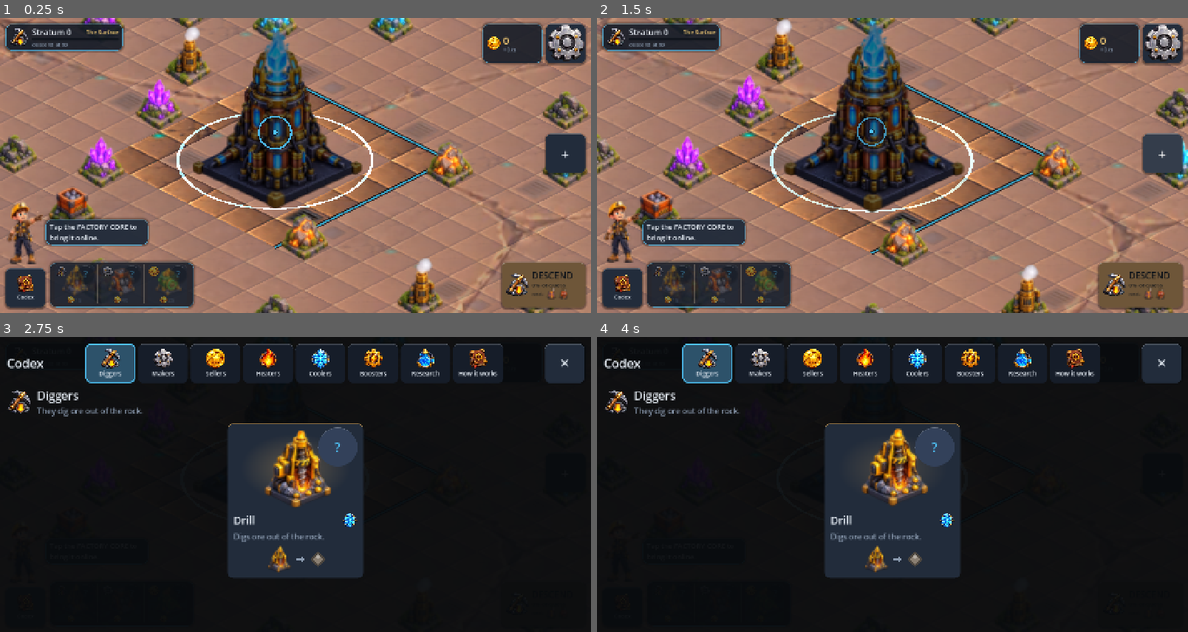
Above: before the commit, frames 1-4 (two rows, left to right).
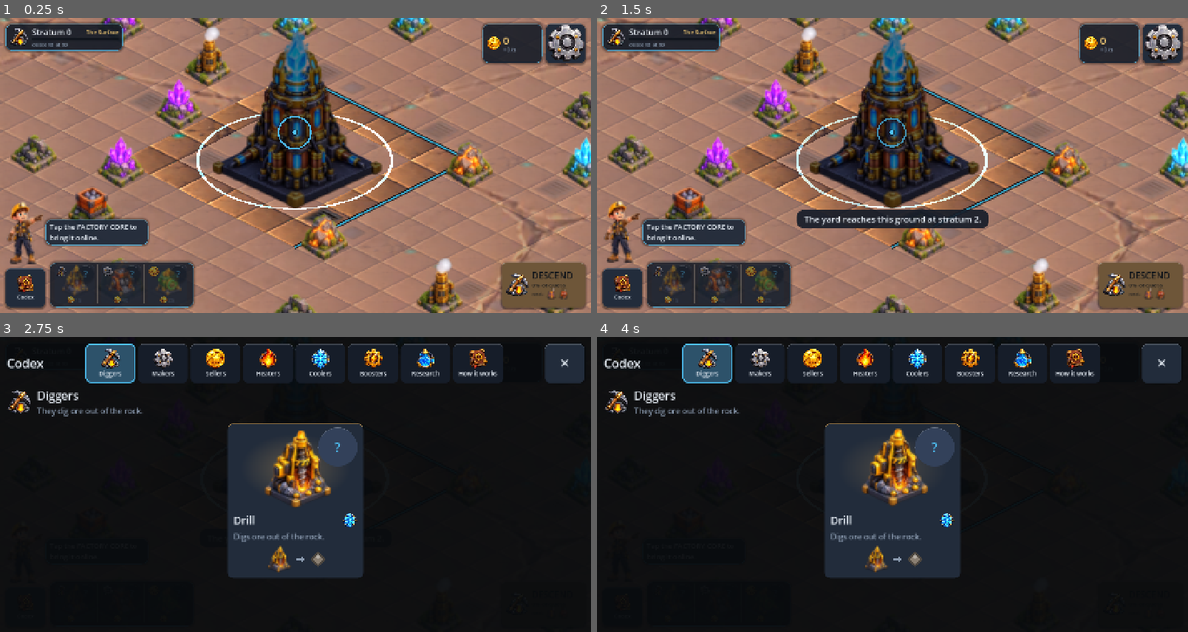
Above: after the commit, the same moments.

Repository: Furkiozknn/lodeworks
Game: Godot game, scene res://scenes/main.tscn
Two runs of this game, one before a commit and one after it. Both use one fixed random seed, a clock stepped at 60 frames per second and the inputs below.
Inputs (mouse positions are in pixels of both pictures, inside the frame that each line leads up to):
- Up to frame 1 (0.25 s): no input
- Up to frame 2 (1.5 s): click (1164, 153) at 0.5 s, where only the run before the commit has a clickable "+"; click (1164, 153) at 1.25 s, where only the run before the commit has a clickable "−"
- Up to frame 3 (2.75 s): click (23, 605) at 2 s
- Up to frame 4 (4 s): click (673, 602) at 2.77 s; click "?" at 3.5 s

The runs differ from the first frame. In frame 1, 36% of the frame differs, in the area x 0-100%, y 0-100%; in frame 2, 36%; in frame 3, less than 0.1%; in frame 4, less than 0.1%.

Commit message:
Let the right-edge keys say how the board is before they are pressed
The Problems key swells with the count: nothing for one or two, then a
slow swell and a warm light, faster and red past a dozen, capped at 1.25
swells a second and never an on-off flash; stepping into a stronger alarm
plays the warning tone once. The flame key reads the board's own heat
badges -- grey when calm, lit, glowing, red when a machine chokes, and a
snowflake when cold is what costs. The zoom key, which only did what pinch
and the wheel do, is off unless Settings turns it on.

Tests pin the alarm's caps and monotony and the flame's states on real
boards; reading the badges costs 0.25 ms for 180 machines, so it runs
twice a second. LODEWORKS_TESTS filters the test runner by file.

Co-Authored-By: Claude Opus 5.5 (1M context) <noreply@anthropic.com>

Diff:
--- a/scripts/services/juice.gd
+++ b/scripts/services/juice.gd
@@ -329,6 +329,12 @@
 	play("heat_warning", 1.0, 20.0)
 
 
+## The Problems key crossing into a stronger alarm: the warning tone, lower.
+## Shares the warning's twenty-second gap, so the two never stack.
+func alarm() -> void:
+	play("heat_warning", 0.8, 20.0)
+
+
 func income() -> void:
 	# Throttled hard: production is continuous, and a sound per sale would be
 	# a machine gun.
--- a/scripts/ui/iso/status_badges.gd
+++ b/scripts/ui/iso/status_badges.gd
@@ -27,6 +27,42 @@
 ## BLOCKED and STARVED use the simulation's own "severe" test (stalled AND
 ## under a quarter uptime), the same one behind the Problems count, so the
 ## badge and the count cannot disagree. None of this feeds back into play.
+
+
+## --- the Problems key's alarm -------------------------------------------------
+##
+## The key grows more insistent as more machines are in trouble, and it never
+## flashes. One or two problems: the count on the key, nothing more. From
+## three, a slow swell in size and light whose speed and size grow with the
+## count. At its fastest it is 1.25 swells a second, well under the three a
+## second that photosensitivity guidance treats as the limit, and it is a
+## smooth swell, not an on-off flash. The settings' "Reduce motion" stills it.
+
+## 0 none, 1 a count, 2 a slow swell, 3 a stronger one, 4 critical.
+static func alarm_level(n: int) -> int:
+	if n <= 0:
+		return 0
+	if n < 3:
+		return 1
+	if n < 6:
+		return 2
+	if n < 12:
+		return 3
+	return 4
+
+
+## Swells a second for `n` problems.
+static func alarm_hz(n: int) -> float:
+	if n < 3:
+		return 0.0
+	return minf(0.45 + 0.07 * float(n), 1.25)
+
+
+## How much bigger the key gets at the top of a swell, as a fraction.
+static func alarm_swell(n: int) -> float:
+	if n < 3:
+		return 0.0
+	return minf(0.03 + 0.006 * float(n), 0.10)
 
 enum Show { NONE, MILD, HOT, COLD, CRITICAL, BLOCKED, STARVED }
 
@@ -123,5 +159,41 @@
 	return int(_cells.get(cell, {}).get("shown", Show.NONE))
 
 
+## --- the heat key -------------------------------------------------------------
+##
+## The flame key's picture tells the board's heat before the heat view is
+## opened, from the same badges the board shows (so the key and the board
+## cannot disagree, and neither flickers):
+##
+##   0 calm      every machine within a tenth of its best temperature
+##   1 warm      some machine giving up a little to heat or cold (MILD)
+##   2 hot       a machine badged too hot or too cold (under 70%)
+##   3 critical  a machine choking (under 40%)
+##
+## Returns [state, cold]: `cold` is true when every machine in the worst
+## state is too cold rather than too hot, so the key can show frost.
+func heat_state(s: Simulation, cells: Dictionary) -> Array:
+	var worst: int = 0
+	var any_hot: bool = false
+	for cell: int in cells:
+		var k: int = 0
+		match shown(cell):
+			Show.MILD:
+				k = 1
+			Show.HOT, Show.COLD:
+				k = 2
+			Show.CRITICAL:
+				k = 3
+			_:
+				continue
+		var hot: bool = s.heat_delta_at(cell) > 0.0
+		if k > worst:
+			worst = k
+			any_hot = hot
+		elif k == worst:
+			any_hot = any_hot or hot
+	return [worst, worst > 0 and not any_hot]
+
+
 func clear() -> void:
 	_cells.clear()
--- a/scripts/ui/main.gd
+++ b/scripts/ui/main.gd
@@ -75,6 +75,17 @@
 var _lbl_mods: Label
 var _btn_problems: Button
 var _lbl_problem_count: Label
+## The Problems key's light, the count it last showed, and where its swell is.
+var _problem_glow: TextureRect
+## The heat key's picture and light, the state it shows (see
+## `StatusBadges.heat_state`) and where its flicker is.
+var _heat_icon: TextureRect
+var _heat_glow: TextureRect
+var _heat_state: int = 0
+var _heat_beat: int = 0
+var _heat_t: float = 0.0
+var _problem_n: int = 0
+var _alarm_t: float = 0.0
 var _btn_heat: Button
 var _btn_zoom: Button
 var _btn_descend: Button
@@ -218,6 +229,48 @@
 			_foreman.visible = false
 	if _btn_zoom != null:
 		_btn_zoom.text = "−" if iso_view.cam.zoom > iso_view.default_zoom() * 1.15 else "+"
+	_swell_alarm(delta)
+
+
+## The Problems key's swell: its speed and size from the problem count, a
+## light behind it from warm to red, and nothing at all for one or two.
+func _swell_alarm(delta: float) -> void:
+	if _btn_problems == null or _problem_glow == null:
+		return
+	var n: int = _problem_n
+	var level: int = StatusBadges.alarm_level(n)
+	var hz: float = StatusBadges.alarm_hz(n)
+	if bool(Sim.settings.get("reduce_motion", false)):
+		hz = 0.0
+	_alarm_t = fposmod(_alarm_t + delta * hz, 1.0)
+	var k: float = 0.5 - 0.5 * cos(TAU * _alarm_t) if hz > 0.0 else 0.0
+	var grow: float = 1.0 + StatusBadges.alarm_swell(n) * k
+	_btn_problems.pivot_offset = _btn_problems.size * 0.5
+	_btn_problems.scale = Vector2(grow, grow)
+	var glow: Color = Palette.BAD if level >= 4 else Palette.WARN
+	var still: float = [0.0, 0.0, 0.22, 0.32, 0.42][level]
+	glow.a = still + (0.3 if level >= 2 else 0.0) * k
+	_problem_glow.modulate = glow
+	_glow_heat(delta)
+
+
+## The heat key: grey when every machine is at its temperature, lit when
+## some are not, glowing warm and then red -- or frosty, when it is cold that
+## is costing -- with a slow flicker once a machine is badged.
+func _glow_heat(delta: float) -> void:
+	if _heat_icon == null:
+		return
+	var st: int = _heat_state
+	var hz: float = [0.0, 0.0, 0.6, 1.0][st]
+	if bool(Sim.settings.get("reduce_motion", false)):
+		hz = 0.0
+	_heat_t = fposmod(_heat_t + delta * hz, 1.0)
+	var k: float = 0.5 - 0.5 * cos(TAU * _heat_t) if hz > 0.0 else 0.0
+	_heat_icon.modulate = Color(0.62, 0.62, 0.68, 0.85) if st == 0 else Color.WHITE
+	var frost: bool = _heat_icon.texture == IsoArt.icon("cold")
+	var col: Color = Palette.ST_COLD if frost else (Palette.BAD if st >= 3 else Palette.ST_HOT)
+	col.a = [0.0, 0.16, 0.30, 0.42][st] + [0.0, 0.0, 0.12, 0.2][st] * k
+	_heat_glow.modulate = col
 
 
 ## --- construction ----------------------------------------------------------
@@ -489,8 +542,16 @@
 	_btn_heat = _button("", Palette.PANEL_HI)
 	_btn_heat.toggle_mode = true
 	_btn_heat.custom_minimum_size = Vector2(TOOL_W, MIN_TOUCH)
+	_heat_glow = TextureRect.new()
+	_heat_glow.texture = IsoArt.glow()
+	_heat_glow.expand_mode = TextureRect.EXPAND_IGNORE_SIZE
+	_heat_glow.set_anchors_and_offsets_preset(Control.PRESET_FULL_RECT)
+	_heat_glow.mouse_filter = Control.MOUSE_FILTER_IGNORE
+	_heat_glow.modulate = Color(Palette.ST_HOT, 0.0)
+	_btn_heat.add_child(_heat_glow)
 	var hic := _icon_rect("heat", 46)
 	hic.set_anchors_and_offsets_preset(Control.PRESET_FULL_RECT)
+	_heat_icon = hic
 	_btn_heat.add_child(hic)
 	_btn_heat.tooltip_text = "Heat view"
 	_btn_heat.toggled.connect(func(on: bool):
@@ -502,7 +563,8 @@
 	col.add_child(_btn_heat)
 
 	# One key: in to the middle of the screen, or back out to the whole
-	# factory. The pinch and the wheel do everything in between.
+	# factory. Off unless Settings turns it on (Accessibility): a phone
+	# pinches, and a key that only zooms is a key the screen can do without.
 	_btn_zoom = _button("+", Palette.PANEL_HI)
 	_btn_zoom.add_theme_font_size_override("font_size", 34)
 	_btn_zoom.add_theme_color_override("font_color", Palette.TEXT)
@@ -522,6 +584,14 @@
 	# camera glides to it. The count is on the key.
 	_btn_problems = _button("", Palette.PANEL_HI)
 	_btn_problems.custom_minimum_size = Vector2(TOOL_W, MIN_TOUCH)
+	# A soft light behind the sign, which the alarm swells.
+	_problem_glow = TextureRect.new()
+	_problem_glow.texture = IsoArt.glow()
+	_problem_glow.expand_mode = TextureRect.EXPAND_IGNORE_SIZE
+	_problem_glow.set_anchors_and_offsets_preset(Control.PRESET_FULL_RECT)
+	_problem_glow.mouse_filter = Control.MOUSE_FILTER_IGNORE
+	_problem_glow.modulate = Color(Palette.WARN, 0.0)
+	_btn_problems.add_child(_problem_glow)
 	var wic := _icon_rect("warning", 42)
 	wic.set_anchors_and_offsets_preset(Control.PRESET_FULL_RECT)
 	_btn_problems.add_child(wic)
@@ -1190,6 +1260,9 @@
 	_btn_collapse.visible = cores
 	_btn_heat.visible = heat
 	_btn_problems.visible = veteran or not Sim.grid.cells.is_empty()
+	# Pinch, the wheel and the trackpad zoom; the key is for a player who
+	# cannot pinch, and only appears when Settings asks for it.
+	_btn_zoom.visible = bool(Sim.settings.get("zoom_key", false))
 
 
 ## --- undo ------------------------------------------------------------------
@@ -1252,6 +1325,22 @@
 	_last_thermal = int(c["thermal"])
 	var n: int = int(c["starved"]) + int(c["blocked"]) + int(c["thermal"])
 	_lbl_problem_count.text = str(n) if n > 0 else ""
+	# The alarm grows with the count (`StatusBadges.alarm_*`); a step up into
+	# a stronger alarm is heard once.
+	var level: int = StatusBadges.alarm_level(n)
+	if level >= 3 and level > StatusBadges.alarm_level(_problem_n):
+		Juice.alarm()
+	_problem_n = n
+	# The heat key's picture, from the same badges the board shows. Twice a
+	# second is plenty -- a badge takes 1.5 s to appear -- and a full board
+	# costs about 0.25 ms to read on the desktop.
+	_heat_beat += 1
+	if _heat_beat % 5 == 1:
+		var hs: Array = iso_view.badges.heat_state(Sim.sim, Sim.grid.cells)
+		_heat_state = int(hs[0])
+		_heat_icon.texture = IsoArt.icon("cold" if bool(hs[1]) else "heat")
+	_lbl_problem_count.add_theme_color_override("font_color",
+		[Palette.TEXT, Palette.TEXT, Palette.WARN, Palette.WARN, Palette.BAD][level])
 	# The Foreman steps in once per stratum, the first time something on the
 	# board is actually in trouble -- a machine at critical heat -- and points
 	# at the key that finds it. Once, so it is news rather than nagging.
--- a/tests/test_iso.gd
+++ b/tests/test_iso.gd
@@ -562,3 +562,58 @@
 		"a deep descent takes longer than a shallow one")
 	for d in range(1, 60):
 		runner.lte(IsoView.dive_seconds(d), 2.6, "stratum %d: a plunge, not a wait" % d)
+
+
+func test_the_problem_alarm_grows_with_the_count_and_never_flashes() -> void:
+	# More trouble, a more insistent key -- but a swell, never a strobe.
+	runner.eq(StatusBadges.alarm_level(0), 0, "no problems, no alarm")
+	runner.near(StatusBadges.alarm_hz(1), 0.0, 0.0001, "one problem: a count, no movement")
+	runner.near(StatusBadges.alarm_hz(2), 0.0, 0.0001, "two: still just a count")
+	runner.gt(StatusBadges.alarm_hz(3), 0.0, "three start a slow swell")
+	var last_hz: float = 0.0
+	var last_swell: float = 0.0
+	var last_level: int = 0
+	for n in range(0, 200):
+		var hz: float = StatusBadges.alarm_hz(n)
+		var sw: float = StatusBadges.alarm_swell(n)
+		var lv: int = StatusBadges.alarm_level(n)
+		runner.gte(hz, last_hz, "%d problems swell no slower than %d" % [n, n - 1])
+		runner.gte(sw, last_swell, "%d problems swell no smaller" % n)
+		runner.gte(float(lv), float(last_level), "%d problems are no calmer" % n)
+		runner.lte(hz, 1.25, "%d problems: under the 3-a-second flash limit, with room" % n)
+		runner.lte(sw, 0.10, "%d problems: the key grows a tenth at most" % n)
+		last_hz = hz
+		last_swell = sw
+		last_level = lv
+	runner.eq(StatusBadges.alarm_level(12), 4, "a dozen is critical")
+
+
+func _heat_key_on(layout: Array) -> Array:
+	var g := Grid.new()
+	for e: Array in layout:
+		g.place(Grid.idx(int(e[0]), int(e[1])), String(e[2]))
+	var s := Simulation.new(g, 7)
+	s.run_ticks(300)
+	var b := StatusBadges.new()
+	for i in range(int(StatusBadges.SHOW_AFTER * 60.0) + 4):
+		var raw: Dictionary = {}
+		for c: int in g.cells:
+			raw[c] = StatusBadges.classify(s, c)
+		b.update(raw, 1.0 / 60.0)
+	return b.heat_state(s, g.cells)
+
+
+func test_the_heat_key_tells_the_boards_heat_before_it_is_opened() -> void:
+	# No gauge of its own: the key reads the same badges the board shows.
+	var calm: Array = _heat_key_on([[0, 0, "drill"], [1, 0, "vault"]])
+	runner.eq(int(calm[0]), 0, "a drill and a vault at the surface: the key is calm")
+	# A Press, which wants to stay cool, between two Boilers.
+	var hot: Array = _heat_key_on([[0, 1, "drill"], [1, 1, "crusher"], [2, 1, "smelter"],
+		[3, 1, "press"], [4, 1, "vault"], [3, 0, "boiler"], [3, 2, "boiler"]])
+	runner.gte(float(hot[0]), 2.0, "a machine badged for heat lights the key")
+	runner.check(not bool(hot[1]), "and it is heat, so the key shows a flame")
+	# A Smelter, which wants three heat, with a Coolant Cell against it.
+	var cold: Array = _heat_key_on([[0, 0, "drill"], [1, 0, "crusher"], [2, 0, "smelter"],
+		[3, 0, "vault"], [2, 1, "coolant"]])
+	runner.gte(float(cold[0]), 2.0, "a Smelter kept cold lights the key")
+	runner.check(bool(cold[1]), "and it is cold, so the key shows frost")
--- a/tests/test_runner.gd
+++ b/tests/test_runner.gd
@@ -25,6 +25,10 @@
 func _initialize() -> void:
 	var files: Array[String] = _find_tests()
 	files.sort()
+	# LODEWORKS_TESTS=test_iso runs only the files whose name contains it.
+	var only: String = OS.get_environment("LODEWORKS_TESTS")
+	if only != "":
+		files = files.filter(func(f: String) -> bool: return f.contains(only))
 	print("running %d test files\n" % files.size())
 	for path in files:
 		_run_file(path)
Not shown, changed: docs/AUDIT.md
